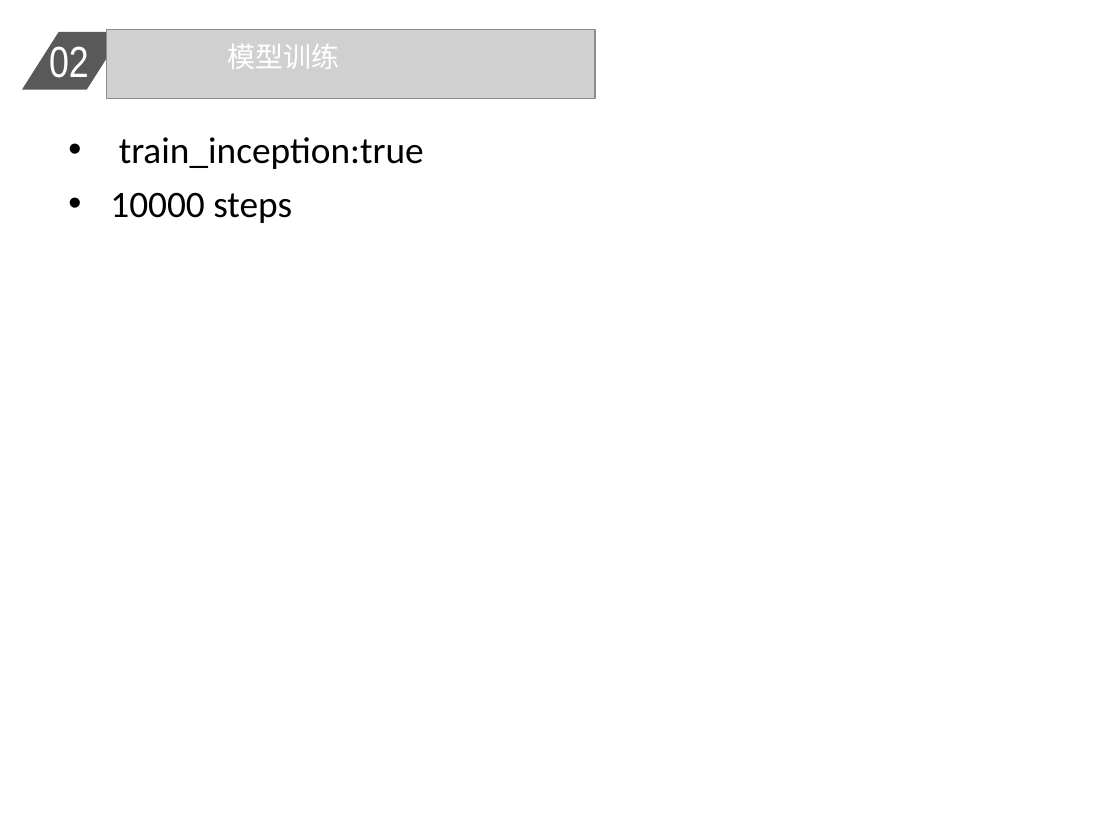
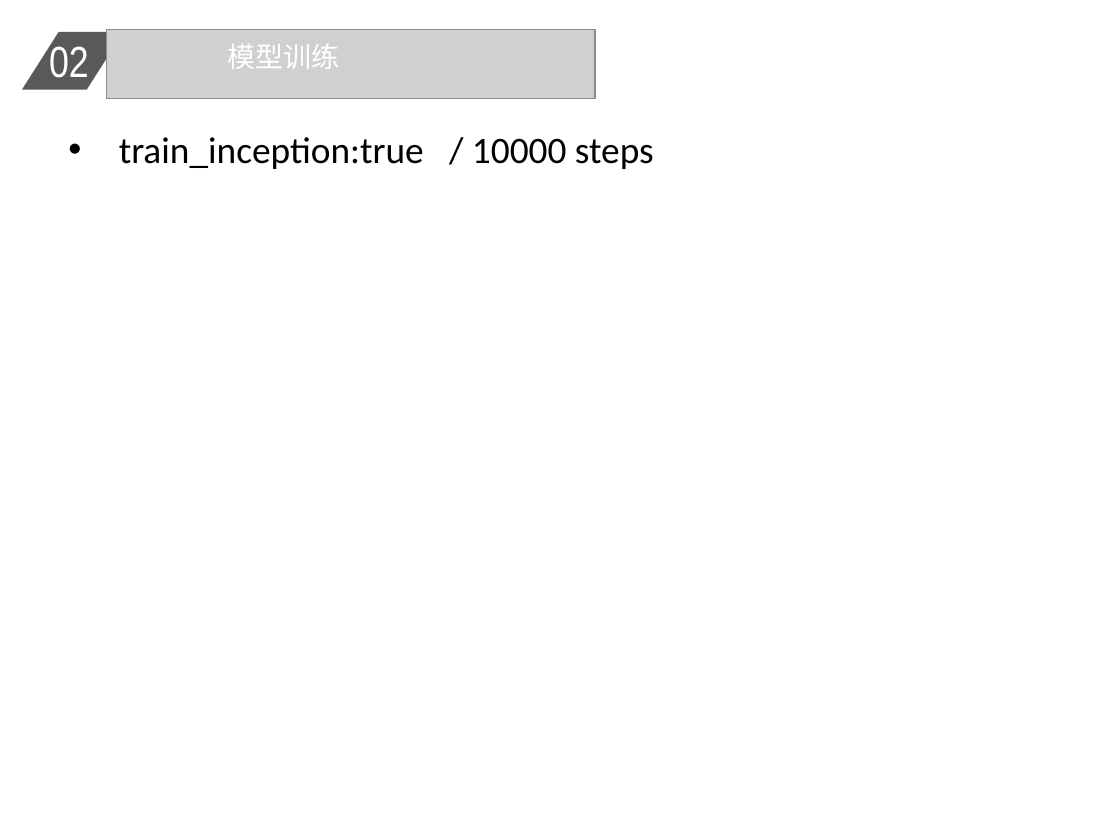
Before and after one commit to zhuyi55/img_caption, a slide deck: slide 6 of documents/report_2.ppt (slide 5 before the commit). Drawn at 1120x840 pixels with LibreOffice and Linux fonts; fonts in the diff are those of the drawing; grey boxes stand for pictures. Boxes give left, top, right and bottom in pixels: in the first picture for what was removed or moved away, otherwise in the second. Text is boxed around its words. In the diff, an @@ line names an element or a change of style, - is before the commit and + after.

```diff
--- a/documents/report_2.ppt
+++ b/documents/report_2.ppt
@@ text at (119,137,654,169): text changed @@
-• train_inception:true
-• 10000 steps
+• train_inception:true / 10000 steps
```
Also in this commit, not shown: 5 other slides changed, 2 slides added, 1 slide removed, 1 other file.
